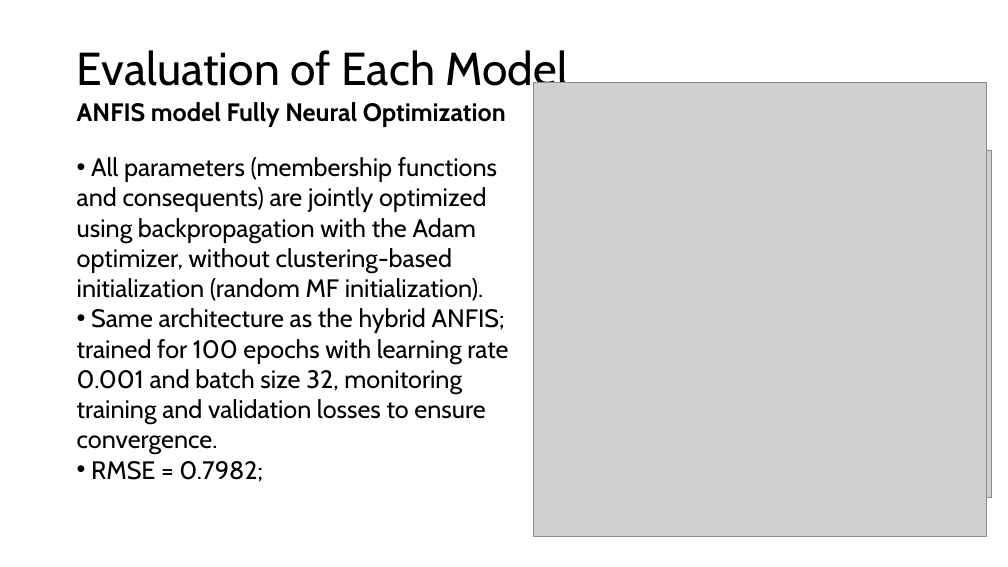
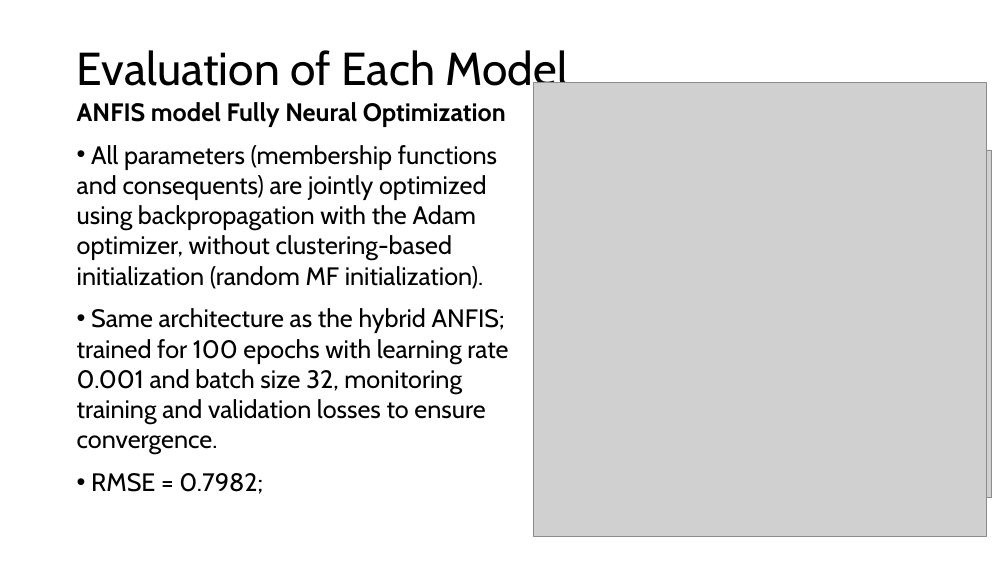
Before and after one commit to Afonso-Duarte/Intelligent-Systems-Project, a slide deck: slide 10 of Project/Presentation.pptx. Drawn at 1008x567 pixels with LibreOffice and Linux fonts; fonts in the diff are those of the drawing; grey boxes stand for pictures. Boxes give left, top, right and bottom in pixels: in the first picture for what was removed or moved away, otherwise in the second. Text is boxed around its words. In the diff, an @@ line names an element or a change of style, - is before the commit and + after.

```diff
--- a/Project/Presentation.pptx
+++ b/Project/Presentation.pptx
@@ text "All parameters (membership functions and ...": place and size @@
-text "All parameters (membership functions and ..." at box(77, 157, 508, 482)
+text "All parameters (membership functions and ..." at box(77, 145, 508, 494)
@@ text "All parameters (membership functions and ..." at box(77, 145, 508, 494): more space between paragraphs @@
```
Also in this commit, not shown: 10 other slides changed.
